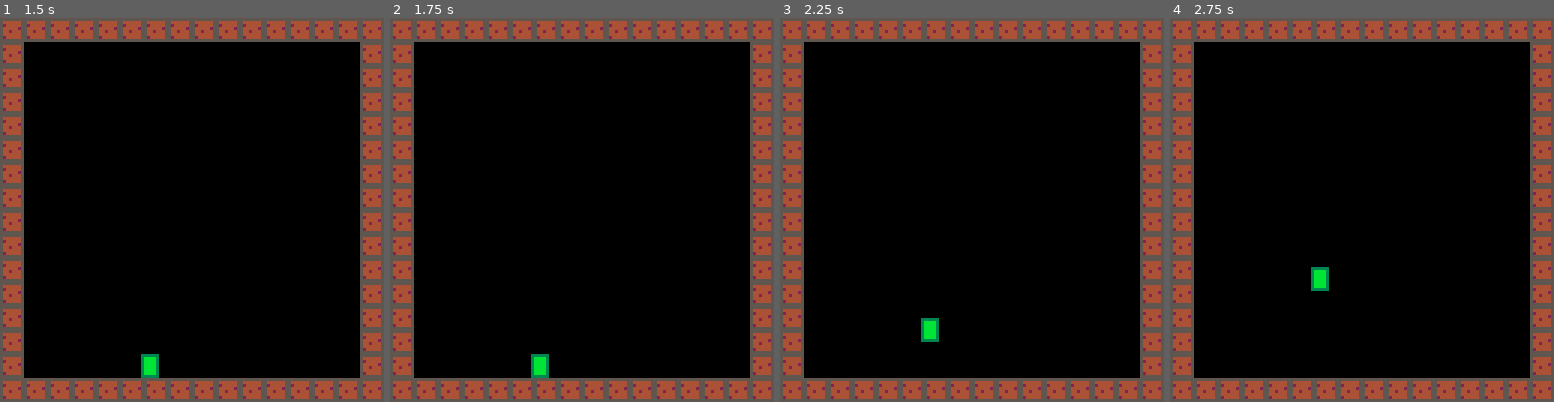
Above: before the commit, frames 1-4 (left to right).
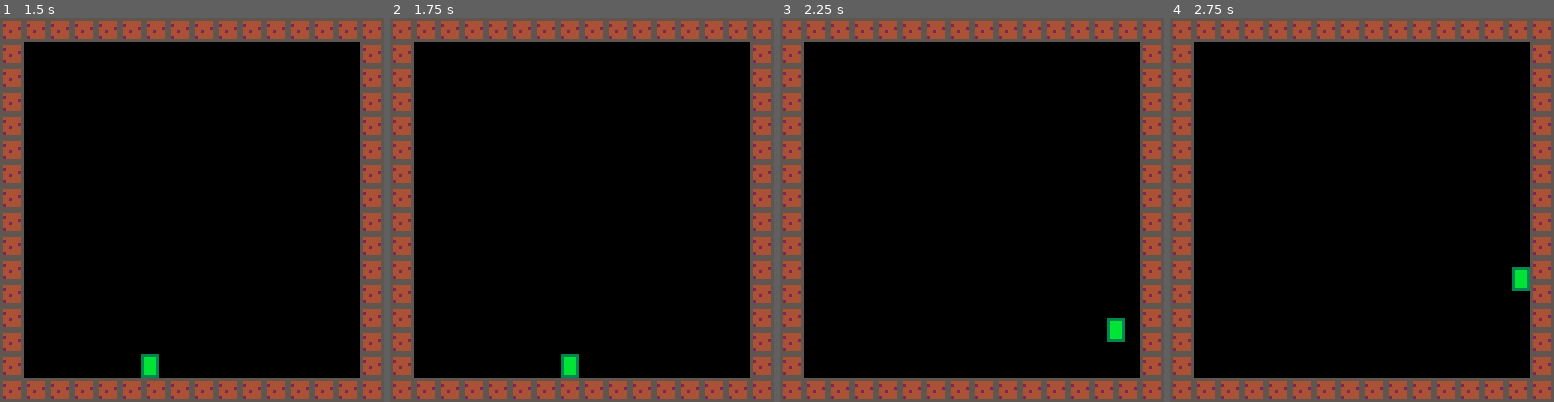
Above: after the commit, the same moments.

Repository: adparadise/pico8-games
Game: PICO-8 cartridge platform.p8
Same seed, same stepped clock (60 frames per second), same inputs: the game is played once before the commit and once after it.
Inputs:
- Up to frame 1 (1.5 s): tap X (X key) at 0.33, 1.07 s; tap O (Z key) at 0.7 s
- Up to frame 2 (1.75 s): hold Right from 1.6 s (still down); tap O (Z key) at 1.7 s
- Up to frame 3 (2.25 s): tap X (X key) at 1.85 s; release Right at 2.1 s; tap O (Z key) at 2.1 s; hold Up from 2.15 s (still down)
- Up to frame 4 (2.75 s): release Up at 2.42 s; hold Right from 2.47 s (still down); tap O (Z key) at 2.5 s

Frame 1 is identical in both runs. In frame 2, 0.6% of the frame differs, in the area x 36-50%, y 87-94%; in frame 3, 0.6%; in frame 4, 0.6%.

Commit message:
running when standing

Diff:
--- a/platform.p8
+++ b/platform.p8
@@ -5,17 +5,23 @@
 AIRBORNE = 2
 JUMPING = 3
 
-JUMP_BUTTON=2
+LEFT_BUTTON = 0
+RIGHT_BUTTON = 1
+JUMP_BUTTON = 2
 
 JUMP_TIME = 10
 MAX_TIME = 20000
+MAX_RUN_SPEED = 4
+RUN_ACCEL = 1
+GRAVITY_ACCEL = 0.8
+FRICTION = 0.5
 
 t = 0
 players = {}
 function _init()
   t = 0
-  for i=0,1 do
-    players[i]=create_player(0,50,50)
+  for i = 0,1 do
+    players[i] = create_player(0,50,50)
   end
 end
 
@@ -35,16 +41,18 @@
 end
 
 function create_player(input,x,y)
-  local player={}
-  player.input=input
-  player.x=x
-  player.y=y
-  player.w=6
-  player.h=8
-  player.vy=-3
-  player.state=AIRBORNE
-  player.jump_until=0
-  player.jump_released=true
+  local player = {}
+  player.input = input
+  player.x = x
+  player.y = y
+  player.w = 6
+  player.h = 8
+  player.ax = 0
+  player.vy = -3
+  player.vx = 0
+  player.state = AIRBORNE
+  player.jump_until = 0
+  player.jump_released = true
   return player
 end
 
@@ -56,7 +64,7 @@
       player.jump_until -= MAX_TIME
     end
   end
-  t+=1
+  t += 1
 end
 
 function update_player(player)
@@ -66,10 +74,20 @@
 end
 
 function update_player_inputs(player)
-  if (player.state == STANDING and btn(2, player.input) and player.jump_released) then
+  if (player.state == STANDING and btn(LEFT_BUTTON, player.input)) then
+    player.ax = -RUN_ACCEL
+  end
+  if (player.state == STANDING and btn(RIGHT_BUTTON, player.input)) then
+    player.ax = RUN_ACCEL
+  end
+  if (player.state == STANDING and not btn(RIGHT_BUTTON, player.input) and not btn(LEFT_BUTTON, player.input)) then
+    player.ax = 0
+  end
+
+  if (player.state == STANDING and btn(JUMP_BUTTON, player.input) and player.jump_released) then
     player.state = JUMPING
     player.jump_until = t + JUMP_TIME
-    player.vy=-4
+    player.vy =- 4
     player.jump_released = false
   end
   if (player.jump_released == false and not btn(JUMP_BUTTON, player.input)) then
@@ -85,48 +103,88 @@
 end
 
 function update_player_forces(player)
+  if (player.state == STANDING and player.ax == 0) then
+    player.vx -= player.vx * FRICTION
+  end
   if (player.state == AIRBORNE and player.vy < 3) then
-    player.vy+=0.8
+    player.vy += GRAVITY_ACCEL
+  end
+  player.vx += player.ax
+  if (player.vx > MAX_RUN_SPEED) then
+    player.vx = MAX_RUN_SPEED
+  end
+  if (player.vx < -MAX_RUN_SPEED) then
+    player.vx = -MAX_RUN_SPEED
   end
 end
 
 function update_player_kinetics(player)
-  player.code=0
-  local ny=player.y+player.vy
-  local nty=ny
-  local dy=0
+  player.code = 0
+  local ny = player.y + player.vy
+  local nx = player.x + player.vx
+  local nty = ny
+  local ntx = nx
+  local dy = 0
+  local dx = 0
+  if (player.vx > 0) then
+    dx = 1
+  end
+  if (player.vx < 0) then
+    dx =- 1
+  end
   if (player.vy > 0) then
-    dy=1
+    dy = 1
   end
   if (player.vy < 0) then
-    dy=-1
+    dy =- 1
+  end
+  if (dx > 0) then
+    ntx += player.w/2
+  end
+  if (dx < 0) then
+    ntx -= (player.w/2+1)
   end
   if (dy > 0) then
-    nty+=player.h/2
+    nty += player.h/2
   end
   if (dy < 0) then
-    nty-=(player.h/2+1)
-  end
-  player.nty=nty
-
-  local ncy=flr(nty/8)
-  local ncx=flr(player.x/8)
-  local nflagsy=fget(mget(ncx,ncy))
+    nty -= (player.h/2+1)
+  end
+  player.nty = nty
+
+  local ncy = flr(nty/8)
+  local ncx = flr(ntx/8)
+  local ccx = flr(player.x/8)
+  local ccy = flr(player.y/8)
+  local nflagsy = fget(mget(ccx,ncy))
+  local nflagsx = fget(mget(ncx,ccy))
 
   if (band(nflagsy,1)>0) then
     player.code = 2
     if (dy < 0) then
-      ny=(ncy+1)*8+player.h/2
-      player.vy=0
+      ny = (ncy+1)*8+player.h/2
+      player.vy = 0
     end
     if (dy > 0) then
-      ny=ncy*8-player.h/2
-      player.vy=0
-      player.state=STANDING
+      ny = ncy*8-player.h/2
+      player.vy = 0
+      player.state = STANDING
     end
   end
 
-  player.y=ny
+  if (band(nflagsx,1)>0) then
+    if (dx < 0) then
+      nx = (ncx+1)*8+player.w/2
+      player.vx = 0
+    end
+    if (dx > 0) then
+      nx = ncx*8-player.w/2
+      player.vx = 0
+    end
+  end
+
+  player.y = ny
+  player.x = nx
 end
 
 function draw_level()
